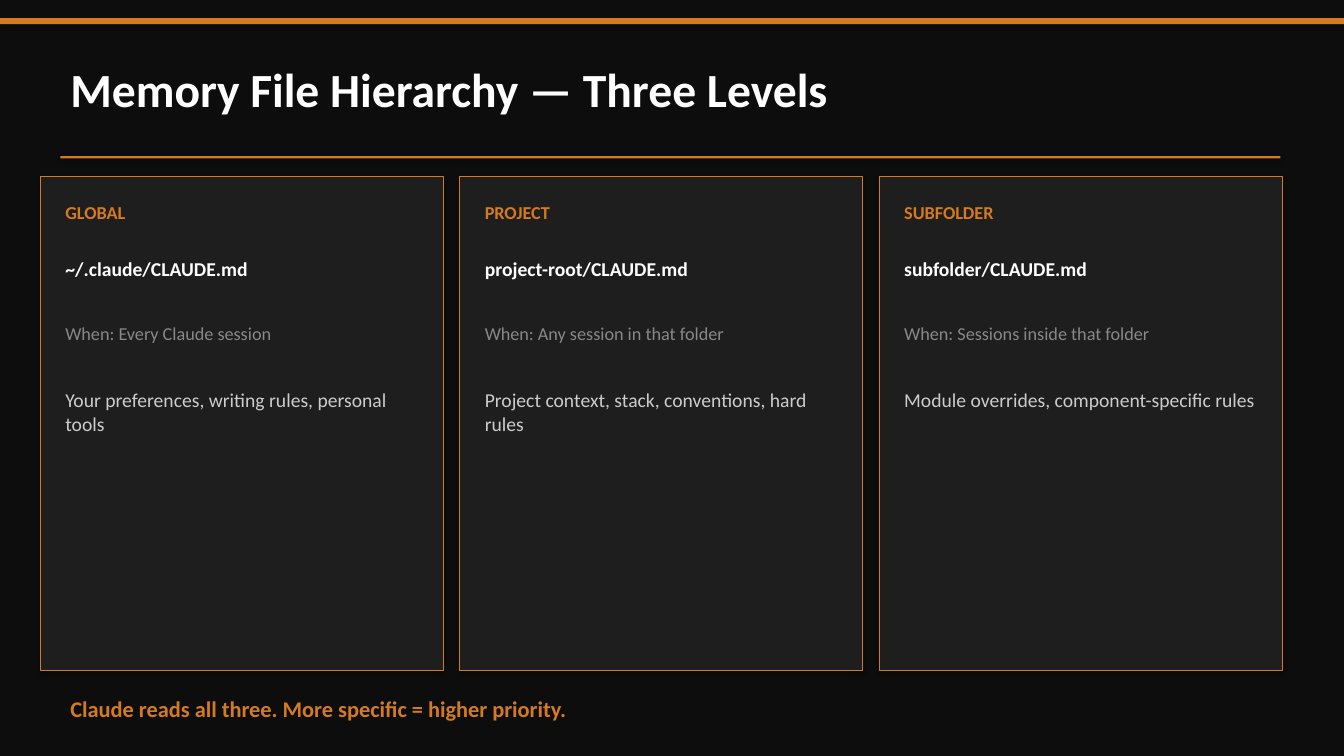
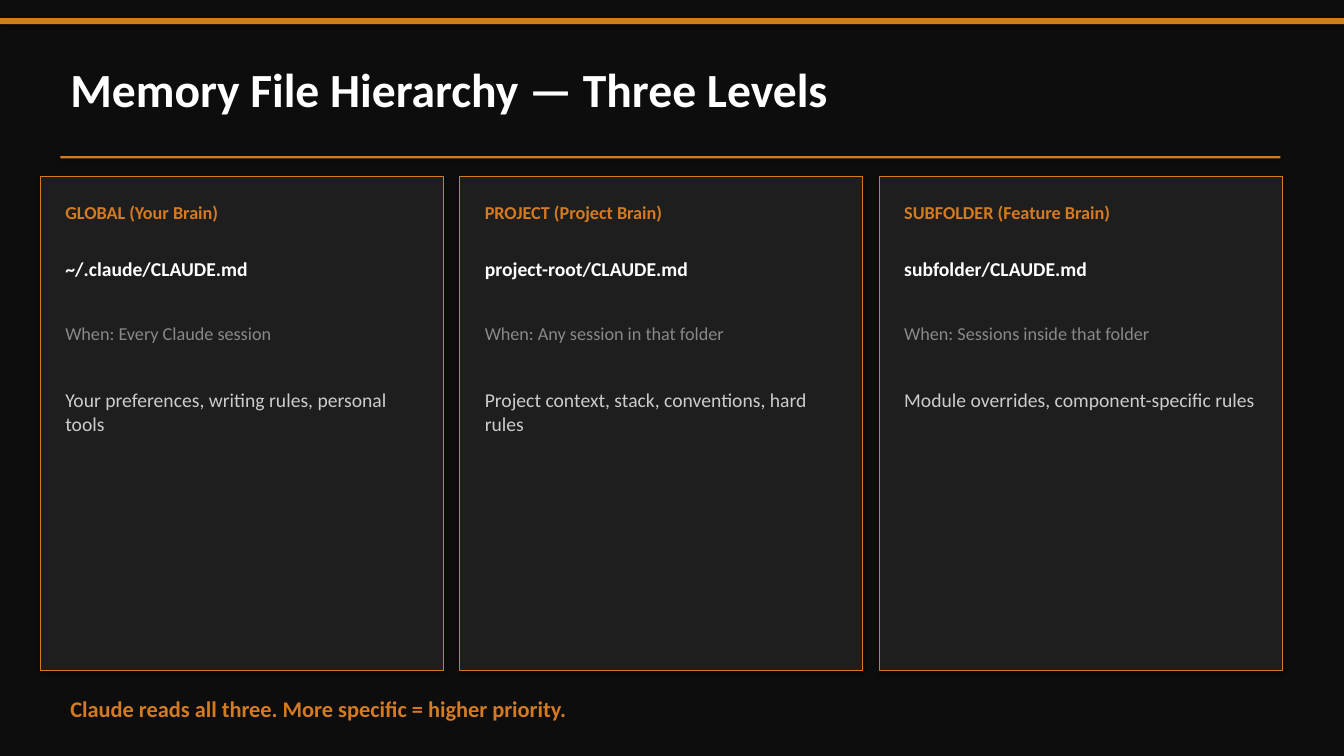
Before and after one commit to qa-aman/next-leap-claude-code, a slide deck: slide 11 of 02-presentation/Session-1-Claude-Code-NextLeap.pptx. Drawn at 1344x756 pixels with LibreOffice and Linux fonts; fonts in the diff are those of the drawing. Boxes give left, top, right and bottom in pixels: in the first picture for what was removed or moved away, otherwise in the second. Text is boxed around its words. In the diff, an @@ line names an element or a change of style, - is before the commit and + after.

```diff
--- a/02-presentation/Session-1-Claude-Code-NextLeap.pptx
+++ b/02-presentation/Session-1-Claude-Code-NextLeap.pptx
@@ text at bbox=[65, 205, 218, 222]: text changed @@
-GLOBAL
+GLOBAL (Your Brain)
@@ text at bbox=[485, 205, 662, 222]: text changed @@
-PROJECT
+PROJECT (Project Brain)
@@ text at bbox=[904, 205, 1110, 222]: text changed @@
-SUBFOLDER
+SUBFOLDER (Feature Brain)
```
Also in this commit, not shown: 3 other slides changed, 1 slide removed, 1 other file.
